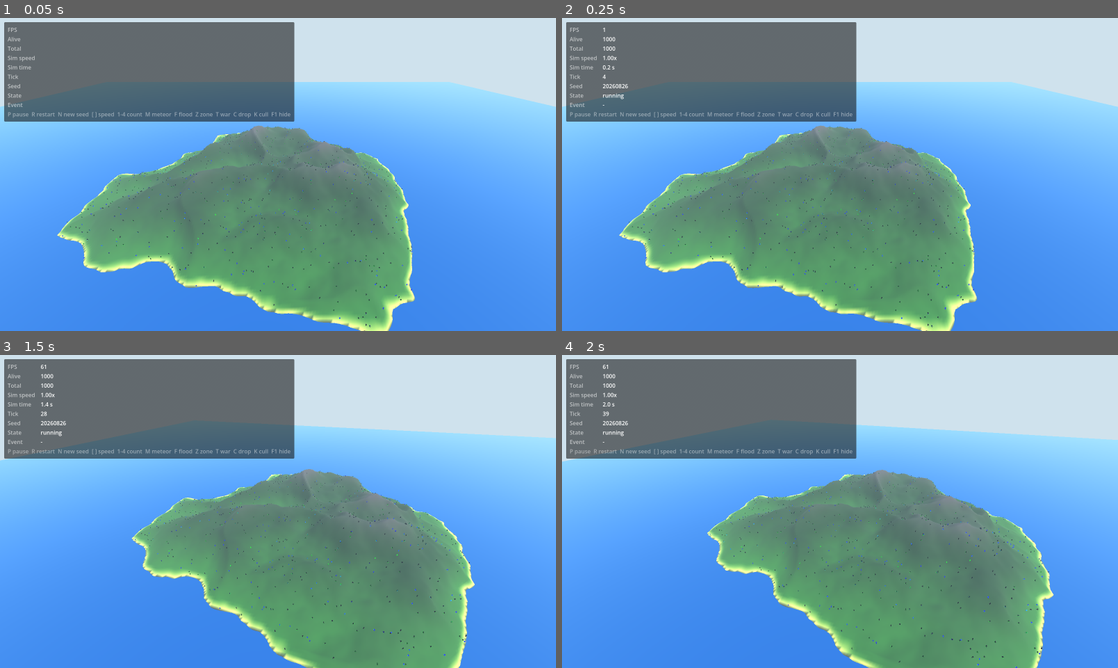
Above: before the commit, frames 1-4 (two rows, left to right).
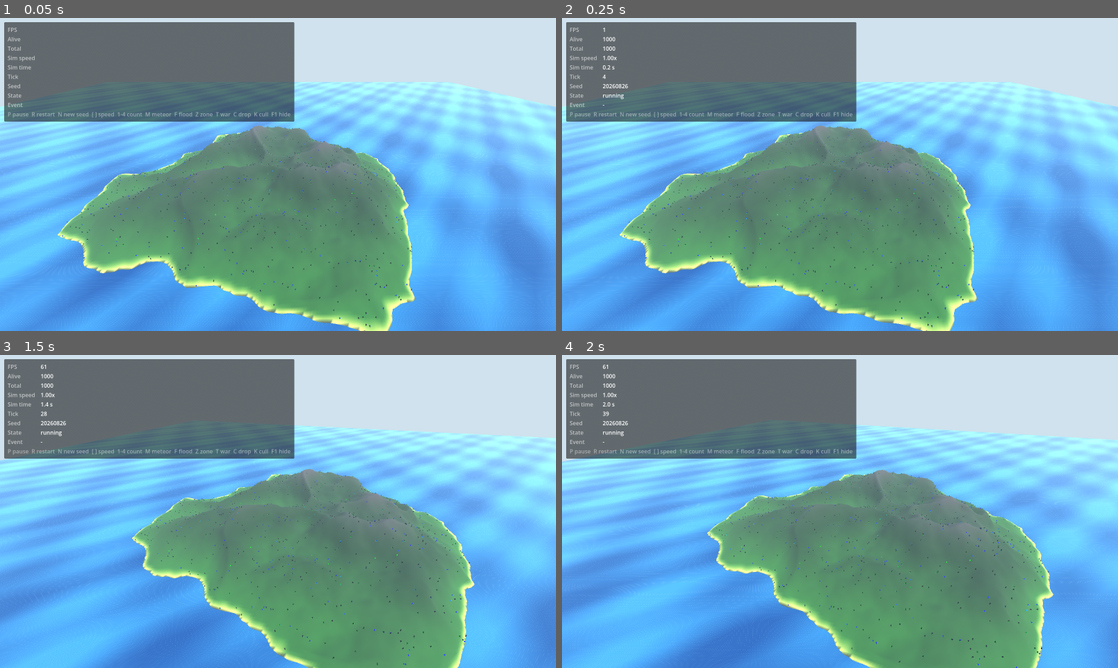
Above: after the commit, the same moments.

Repository: Twody2D/mass
Game: Godot game, scene res://scenes/main.tscn
Same seed, same stepped clock (60 frames per second), same inputs: the game is played once before the commit and once after it.
Inputs (mouse positions are in pixels of both pictures, inside the frame that each line leads up to):
- Up to frame 1 (0.05 s): no input
- Up to frame 2 (0.25 s): no input
- Up to frame 3 (1.5 s): tap Enter at 0.5 s; move the mouse to (305, 511) at 0.52 s; hold W from 0.53 s (still down); tap Tab at 0.6 s; click (305, 511) at 0.67 s; tap Space at 0.77 s; move the mouse to (250, 511) at 1.27 s; tap Ctrl at 1.35 s
- Up to frame 4 (2 s): keep holding W; tap Space at 1.52 s

The runs differ from the first frame. In frame 1, 20% of the frame differs, in the area x 0-100%, y 20-100%; in frame 2, 19%; in frame 3, 21%, in the area x 0-100%, y 22-100%; in frame 4, 21%.

Commit message:
feat(rendering): give the ocean a moving, textured surface
The ocean plane was a flat StandardMaterial3D - one colour, dead
still. ocean.gdshader displaces the surface with two overlapping sine
waves (cheap, the same trick already used for the meteor's cracks and
tail sparks, not real simulation), shifts colour between a deep and a
shallow tone with the wave phase, and adds sparse fast glints via a
sine product raised to a high power. The plane itself is subdivided
(OCEAN_SUBDIVISIONS) so the vertex shader has something in the middle
to actually move - built once at generate(), animated afterwards
entirely on the GPU with no per-frame cost on this side.

COLOR_OCEAN is gone with it: the shader owns the ocean's colour now,
and the constant had no other reader.

Diff:
--- /dev/null
+++ b/assets/materials/ocean.gdshader
@@ -0,0 +1,47 @@
+shader_type spatial;
+render_mode blend_mix, cull_back, diffuse_lambert, specular_schlick_ggx;
+
+// A flat StandardMaterial3D read as a painted plane, not water. Two things
+// sell "water" cheaply: a surface that visibly moves, and colour that shifts
+// with the motion instead of sitting dead flat. Both come from sine waves,
+// not real simulation — the same "cheap sine instead of real noise" trick
+// already used for the meteor's cracks and its tail sparks.
+
+uniform vec4 deep_color : source_color = vec4(0.05, 0.18, 0.32, 1.0);
+uniform vec4 shallow_color : source_color = vec4(0.14, 0.36, 0.46, 1.0);
+uniform float wave_height = 0.4;
+uniform float wave_speed = 0.5;
+
+varying float wave_lift;
+// The fragment stage has no WORLD_POSITION built-in of its own; carrying it
+// from the vertex stage is the standard way around that.
+varying vec3 world_pos;
+
+void vertex() {
+	// Two waves at unrelated frequencies and directions rather than one, so
+	// the surface does not read as a single ripple repeating on a visible
+	// period — the same reasoning the camera's own impact shake already
+	// uses for its three sines.
+	float t = TIME * wave_speed;
+	float w = sin(VERTEX.x * 0.018 + t) * cos(VERTEX.z * 0.014 + t * 0.85)
+		+ 0.5 * sin(VERTEX.x * 0.05 - t * 1.6 + VERTEX.z * 0.04);
+	wave_lift = w;
+	VERTEX.y += w * wave_height;
+	world_pos = (MODEL_MATRIX * vec4(VERTEX, 1.0)).xyz;
+}
+
+void fragment() {
+	float shade = clamp(wave_lift * 0.5 + 0.5, 0.0, 1.0);
+	ALBEDO = mix(deep_color.rgb, shallow_color.rgb, shade);
+	ROUGHNESS = 0.1;
+	METALLIC = 0.25;
+
+	// Sparse, fast glints rather than a uniform sheen: raising a product of
+	// two sines to a high power leaves it near zero almost everywhere and
+	// briefly bright in scattered spots, which reads as sunlight catching
+	// individual wave faces instead of the whole sea glowing.
+	float sparkle = sin(world_pos.x * 3.1 + TIME * 4.0)
+		* sin(world_pos.z * 2.7 - TIME * 3.3);
+	sparkle = pow(clamp(sparkle, 0.0, 1.0), 8.0);
+	EMISSION = vec3(1.0) * sparkle * 0.35;
+}
--- a/scripts/world/world.gd
+++ b/scripts/world/world.gd
@@ -13,6 +13,13 @@
 
 ## The ocean plane is drawn wider than the map so the horizon stays water.
 const OCEAN_OVERSIZE := 3.0
+
+## Subdivisions across the ocean plane. ocean.gdshader displaces VERTEX.y to
+## fake waves; a flat, unsubdivided PlaneMesh has no vertices in the middle
+## for that displacement to move, only the four corners. Built once at
+## generate() and animated entirely by the shader afterwards — no per-frame
+## cost on this side at all, unlike the meteor's own ImmediateMesh effects.
+const OCEAN_SUBDIVISIONS := 96
 
 ## How many samples random_land_point() tries before settling for the last one.
 const LAND_POINT_ATTEMPTS := 8
@@ -48,7 +55,6 @@
 const COLOR_GRASS := Color(0.35, 0.55, 0.28)
 const COLOR_HIGHLAND := Color(0.28, 0.42, 0.24)
 const COLOR_ROCK := Color(0.48, 0.46, 0.44)
-const COLOR_OCEAN := Color(0.06, 0.22, 0.38)
 
 ## Where one band of the terrain palette gives way to the next, as a share of
 ## TERRAIN_HEIGHT. Shares rather than metres, so raising the peak height moves
@@ -491,11 +497,11 @@
 		return
 	var plane := PlaneMesh.new()
 	plane.size = Vector2.ONE * GameConfig.MAP_SIZE * OCEAN_OVERSIZE
-
-	var material := StandardMaterial3D.new()
-	material.albedo_color = COLOR_OCEAN
-	material.roughness = 0.15
-	material.metallic = 0.2
+	plane.subdivide_width = OCEAN_SUBDIVISIONS
+	plane.subdivide_depth = OCEAN_SUBDIVISIONS
+
+	var material := ShaderMaterial.new()
+	material.shader = load("res://assets/materials/ocean.gdshader")
 	plane.material = material
 
 	_ocean = MeshInstance3D.new()
Not shown, added: assets/materials/ocean.gdshader.uid
